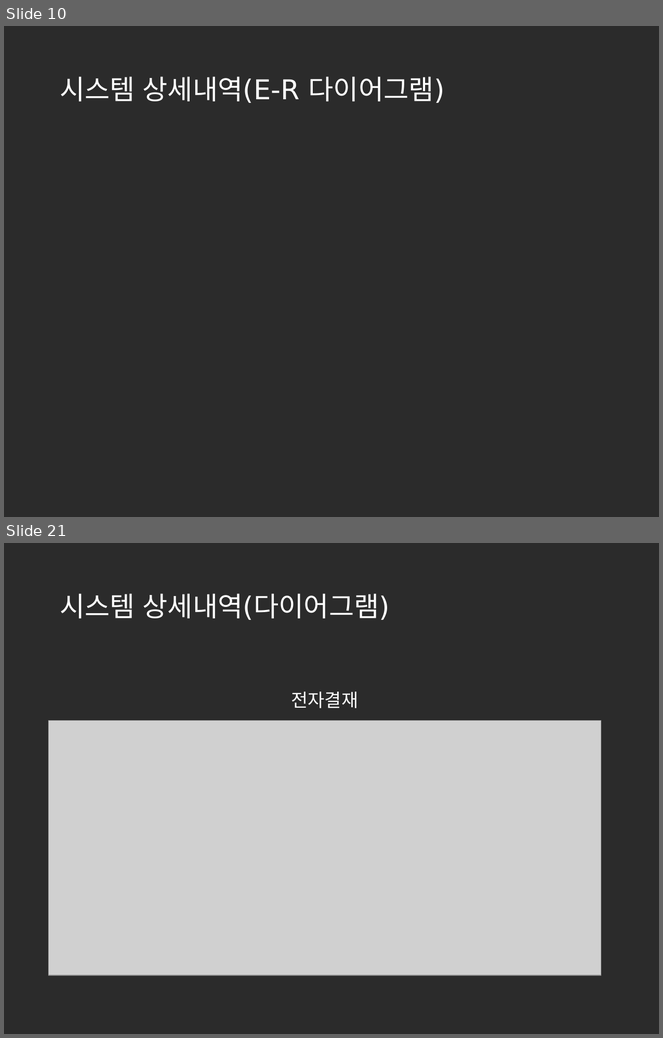
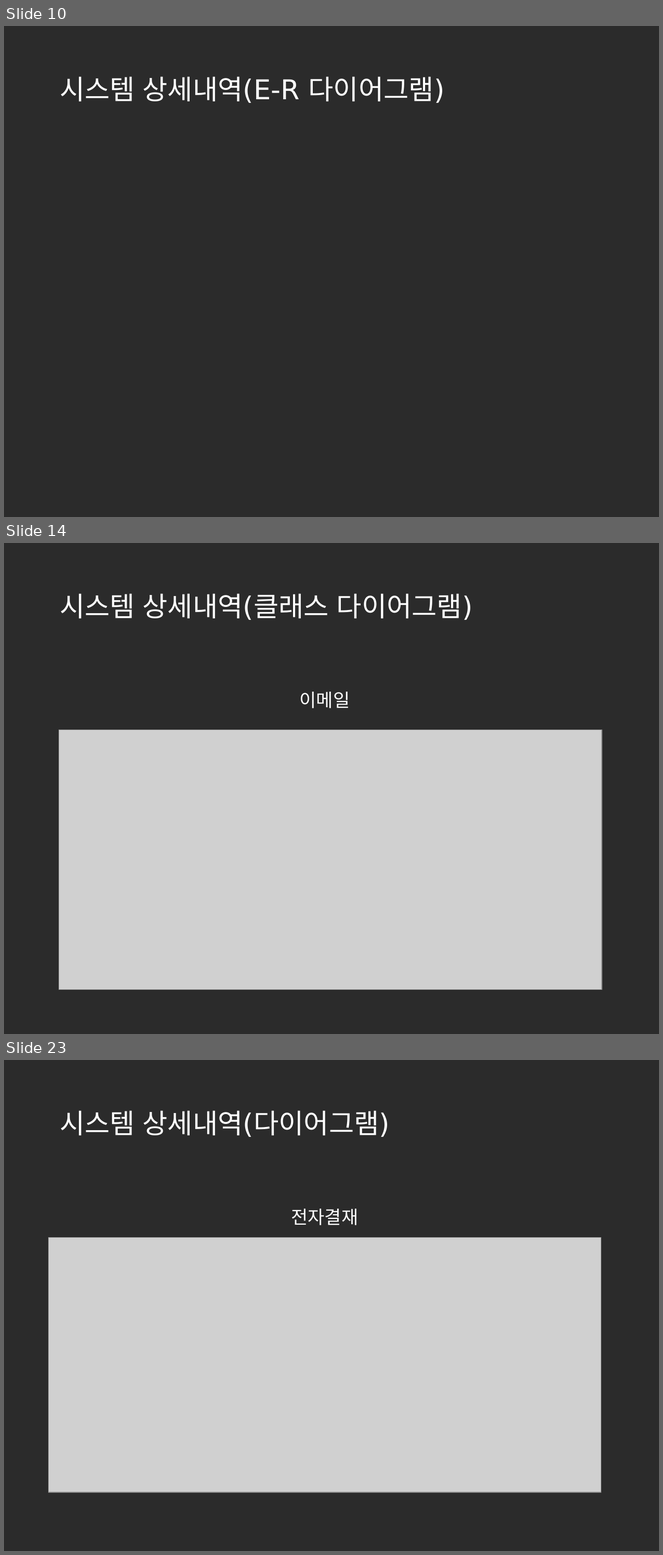
Before and after one commit to korea600/useful, a slide deck: Useful/UML/Presentation/useful_ppt_초안(수정중).pptx. Shown one above the other, each under a label of ours: slides 10 and 21 before the commit, slides 10, 14 and 23 after it; the slides between them are not shown. The pictures are 663x1038 and 663x1555 pixels, drawn with LibreOffice and Linux fonts; fonts in the diff are those of the drawing; grey boxes stand for pictures; background and template pictures are left out; a plain dark background stands for a picture behind light text. Boxes give left, top, right and bottom in pixels: in the first picture for what was removed or moved away, otherwise in the second. Text is boxed around its words. In the diff, an @@ line names an element or a change of style, - is before the commit and + after.

```diff
--- a/Useful/UML/Presentation/useful_ppt_초안(수정중).pptx
+++ b/Useful/UML/Presentation/useful_ppt_초안(수정중).pptx
@@ slide 14 added at <box>4,543,659,1034</box>, background picture (left out) @@
@@ title added at <box>60,593,473,620</box>, 30 pt, text #FFFFFF @@
+시스템 상세내역(클래스 다이어그램)
@@ text added at <box>300,692,350,708</box>, 20 pt, text #FFFFFF @@
+이메일
@@ picture added at <box>59,730,602,990</box> @@
@@ what was slide 21 is now slide 23 @@
```
Also in this commit, not shown: 10 slides changed, 1 other slide added.
